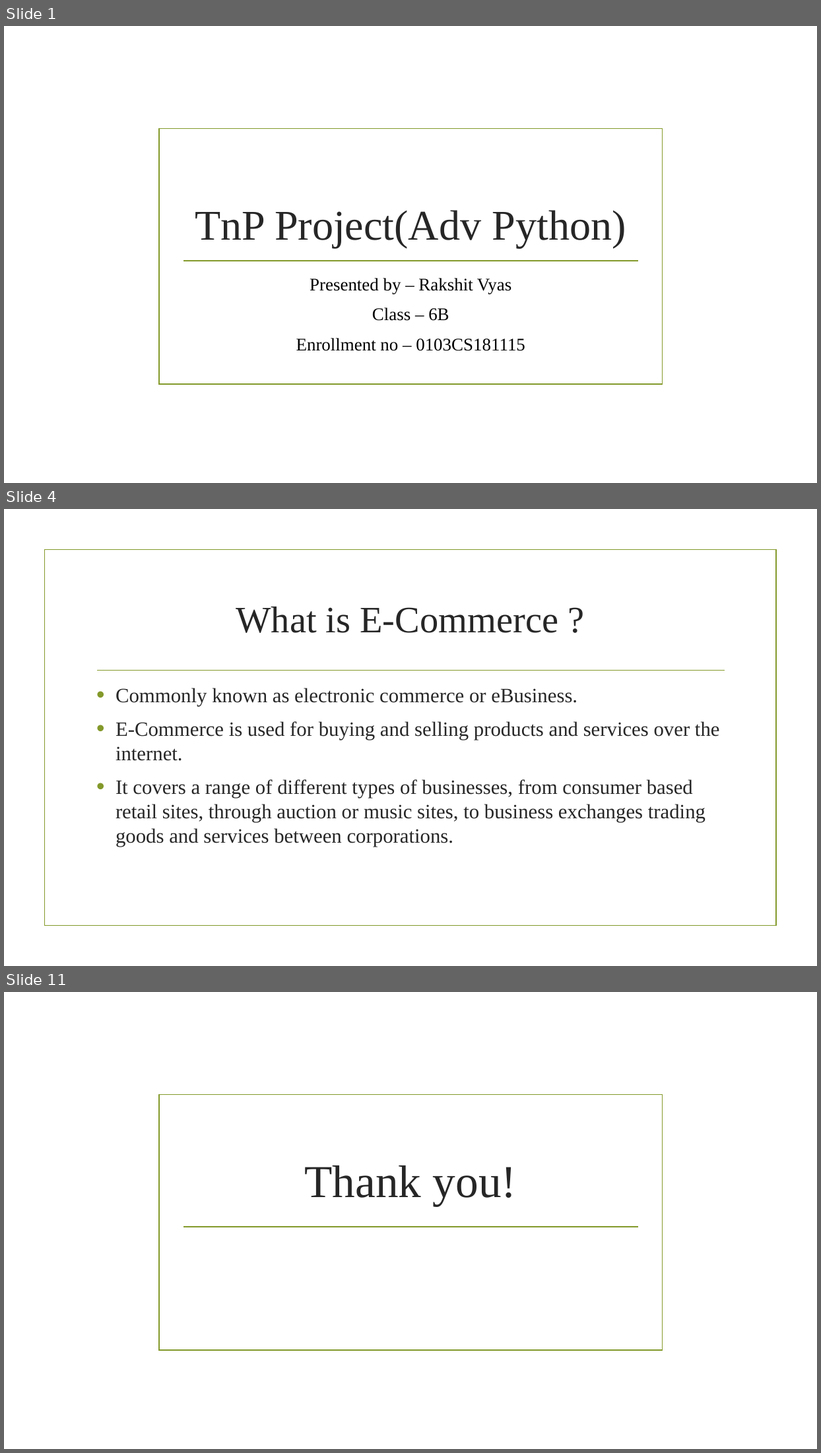
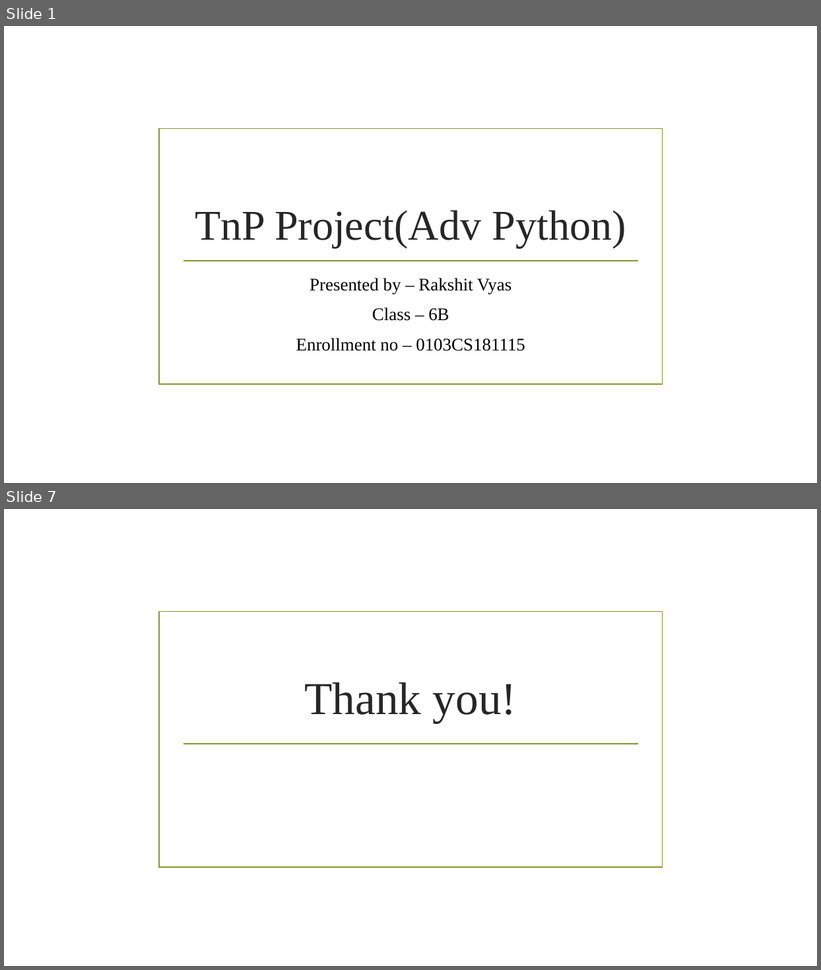
Before and after one commit to rkvyas98/quizApp, a slide deck: QuizApp PPT.pptx. Shown one above the other, each under a label of ours: slides 1, 4 and 11 before the commit, slides 1 and 7 after it; the slides between them are not shown. The pictures are 821x1453 and 821x970 pixels, drawn with LibreOffice and Linux fonts; fonts in the diff are those of the drawing; background and template pictures are left out. Boxes give left, top, right and bottom in pixels: in the first picture for what was removed or moved away, otherwise in the second. Text is boxed around its words. In the diff, an @@ line names an element or a change of style, - is before the commit and + after.

```diff
--- a/QuizApp PPT.pptx
+++ b/QuizApp PPT.pptx
@@ slide 4 removed at (4, 509, 817, 966), background picture (left out) @@
@@ rectangle removed at (44, 550, 776, 926) @@
@@ title removed at (236, 607, 559, 633) @@
-What is E-Commerce ?
@@ line removed from (97, 671) to (725, 671) @@
@@ text removed at (116, 688, 720, 847) @@
-• Commonly known as electronic commerce or eBusiness.
-• E-Commerce is used for buying and selling products and services over the internet.
-• It covers a range of different types of businesses, from consumer based retail sites, through auction or music sites, to business exchanges trading goods and services between corporations.
@@ what was slide 11 is now slide 7 @@
```
Also in this commit, not shown: 5 slides changed, 3 other slides removed.
